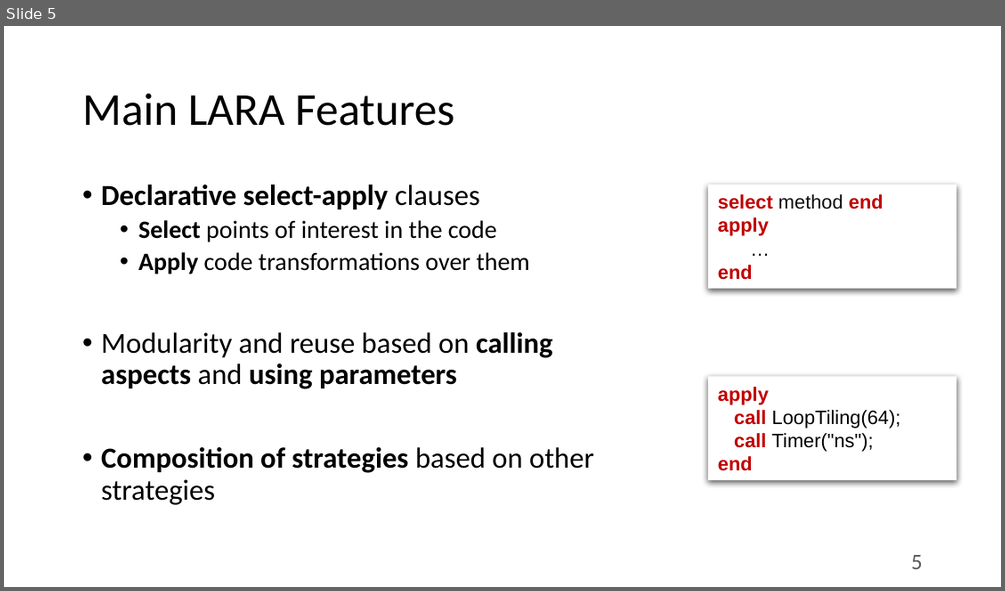
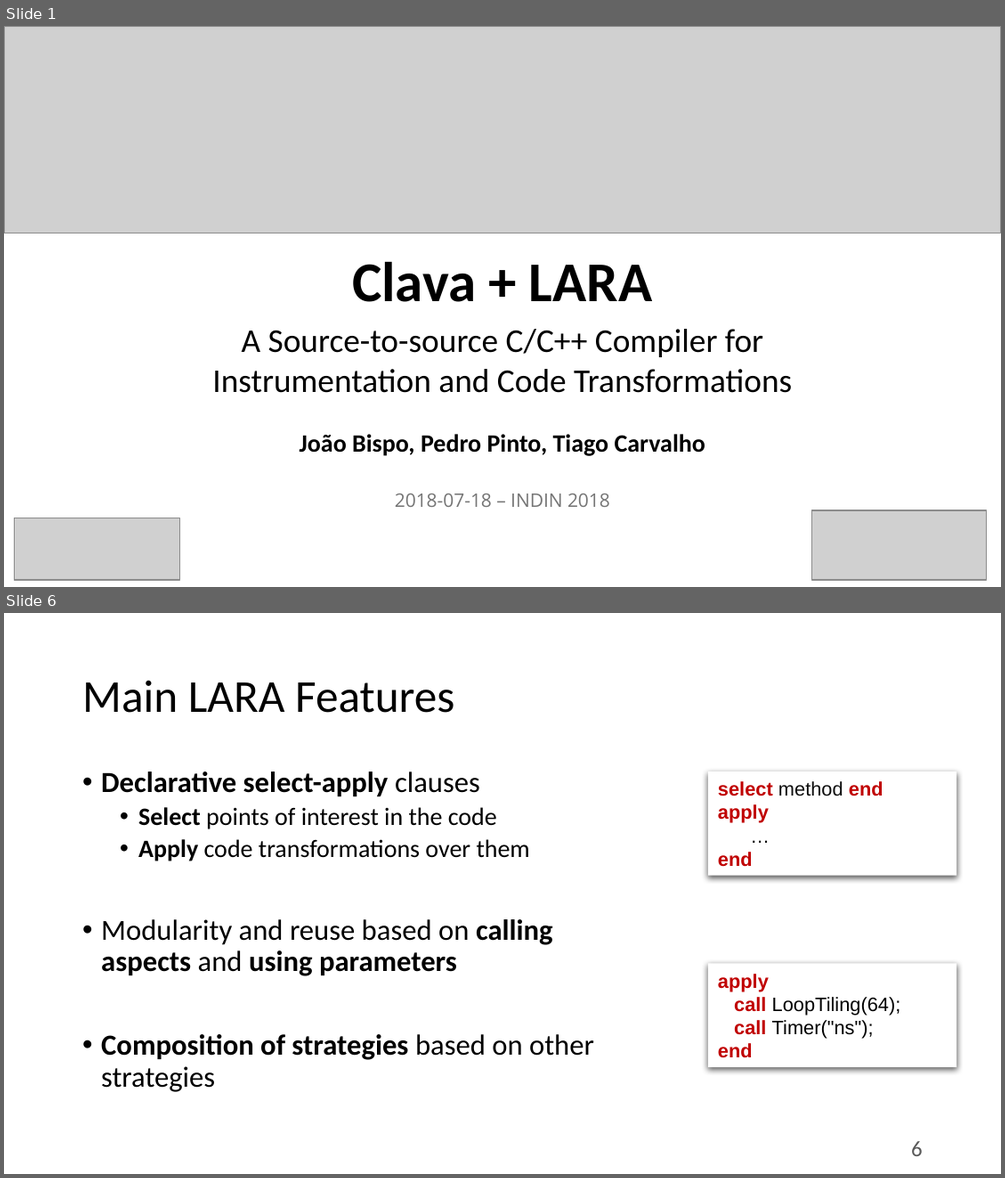
Before and after one commit to specs-feup/specs-lara, a slide deck: Tutorial-2018-INDIN/Clava-Tutorial.pptx. Shown one above the other, each under a label of ours: slide 5 before the commit, slides 1 and 6 after it; the slides between them are not shown. The pictures are 1005x591 and 1005x1178 pixels, drawn with LibreOffice and Linux fonts; fonts in the diff are those of the drawing; grey boxes stand for pictures. Boxes give left, top, right and bottom in pixels: in the first picture for what was removed or moved away, otherwise in the second. Text is boxed around its words. In the diff, an @@ line names an element or a change of style, - is before the commit and + after.

Commit message:
[Tutorial-2018-INDIN] Updates presentation and some examples

```diff
--- a/Tutorial-2018-INDIN/Clava-Tutorial.pptx
+++ b/Tutorial-2018-INDIN/Clava-Tutorial.pptx
@@ slide 1 added at box(4, 26, 1001, 587), background #FFFFFF @@
@@ picture added at box(4, 26, 1001, 233) @@
@@ title added at box(352, 261, 652, 302), 40.5 pt, text #000000, bold @@
+Clava + LARA
@@ text added at box(212, 329, 792, 393), 24 pt, text #000000 @@
+A Source-to-source C/C++ Compiler for Instrumentation and Code Transformations
@@ subtitle added at box(299, 434, 705, 456), 18 pt, text #000000, bold @@
+João Bispo, Pedro Pinto, Tiago Carvalho
@@ text added at box(395, 493, 610, 507), 13.5 pt, text #757575 @@
+2018-07-18 – INDIN 2018
@@ picture added at box(14, 517, 179, 580) @@
@@ picture added at box(811, 510, 987, 580) @@
@@ what was slide 5 is now slide 6 @@
@@ page number at box(911, 1141, 922, 1156): text changed @@
-5
+6
```
Also in this commit, not shown: 9 slides changed, 9 other slides added, 2 slides removed, 5 other files.
